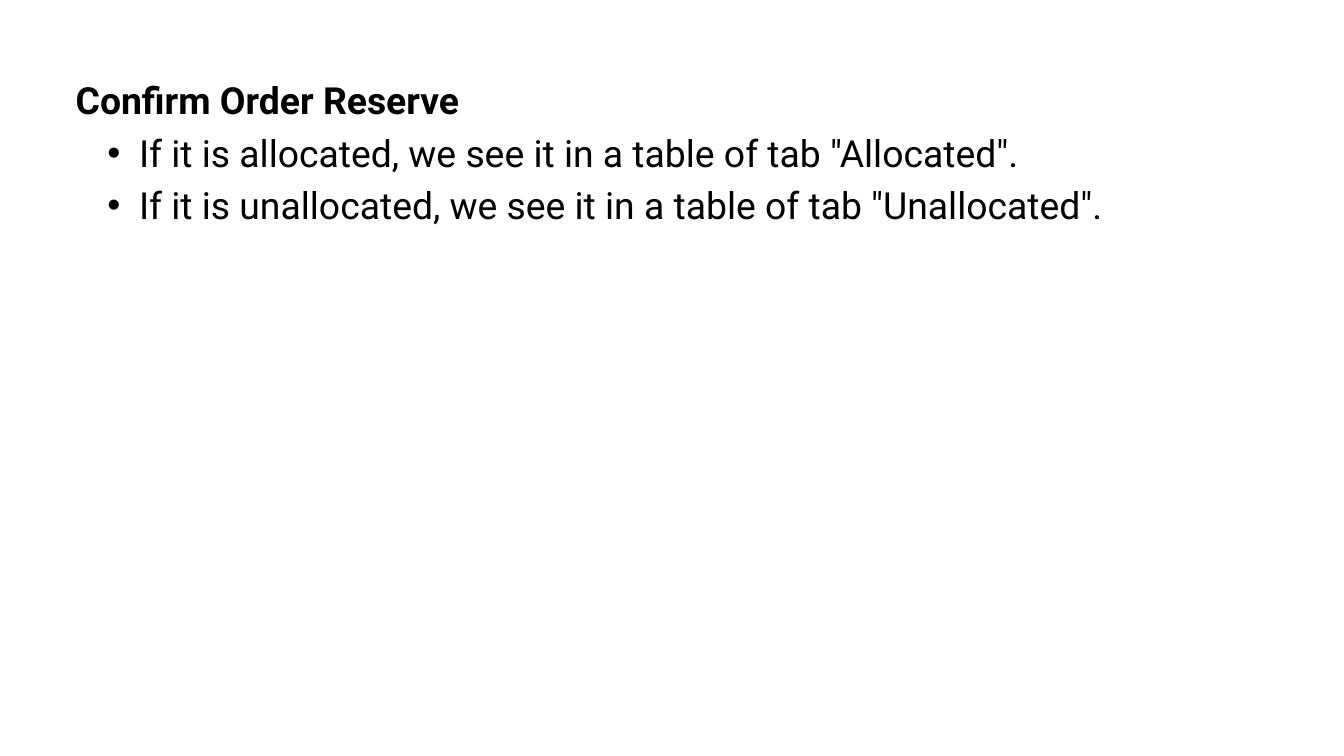
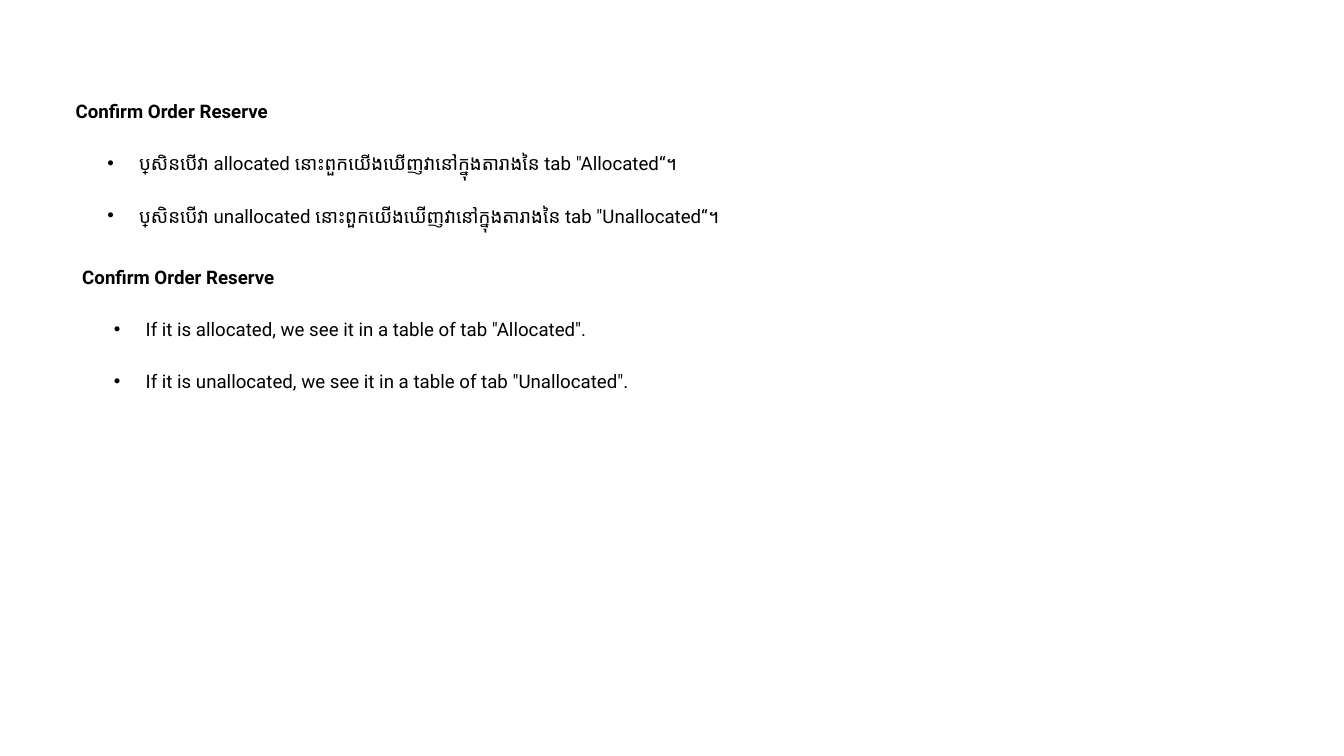
Before and after one commit to visalsing/cafe-khmaoch, a slide deck: slide 11 of src/assets/powerpoint/Stock Allocation.pptx. Drawn at 1344x756 pixels with LibreOffice and Linux fonts; fonts in the diff are those of the drawing. Boxes give left, top, right and bottom in pixels: in the first picture for what was removed or moved away, otherwise in the second. Text is boxed around its words. In the diff, an @@ line names an element or a change of style, - is before the commit and + after.

```diff
--- a/src/assets/powerpoint/Stock Allocation.pptx
+++ b/src/assets/powerpoint/Stock Allocation.pptx
@@ text at [76,104,268,119]: size 40 to 20 pt in "Confirm Order Reserve" @@
@@ text at [139,153,719,228]: text changed; size 40 to 20 pt @@
-  • If it is allocated, we see it in a table of tab "Allocated".
-  • If it is unallocated, we see it in a table of tab "Unallocated".
+  • ប្រើសិនបើវា allocated នោះពួកយើងឃើញវានៅក្នុងតារាងនៃ tab "Allocated“។
+  • ប្រសិនបើវា unallocated នោះពួកយើងឃើញវានៅក្នុងតារាងនៃ tab "Unallocated“។
@@ text added at [82,270,629,391], 20 pt, text #000000 @@
+Confirm Order Reserve
+  • If it is allocated, we see it in a table of tab "Allocated".
+  • If it is unallocated, we see it in a table of tab "Unallocated".
```
Also in this commit, not shown: 6 other slides changed, 33 other files.
